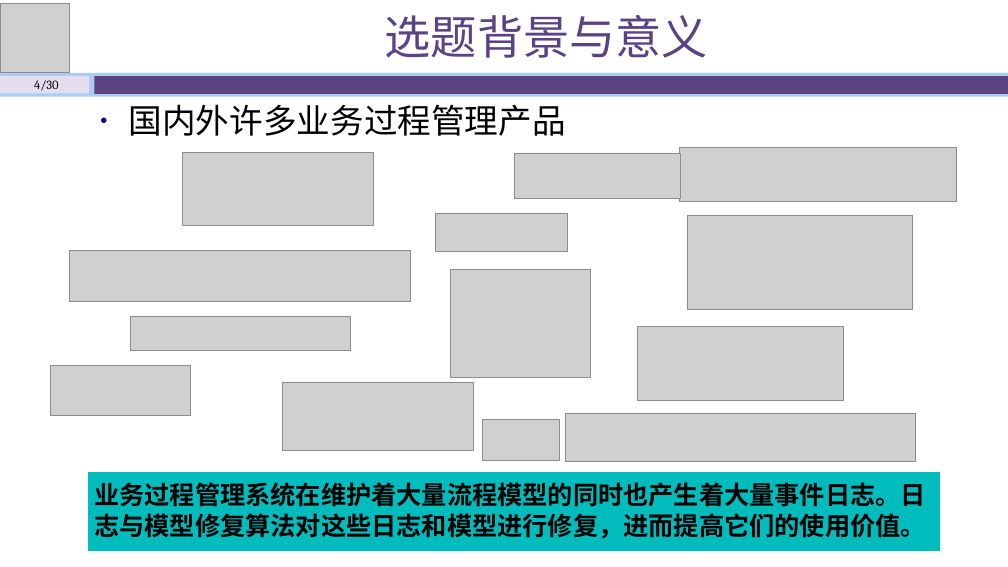
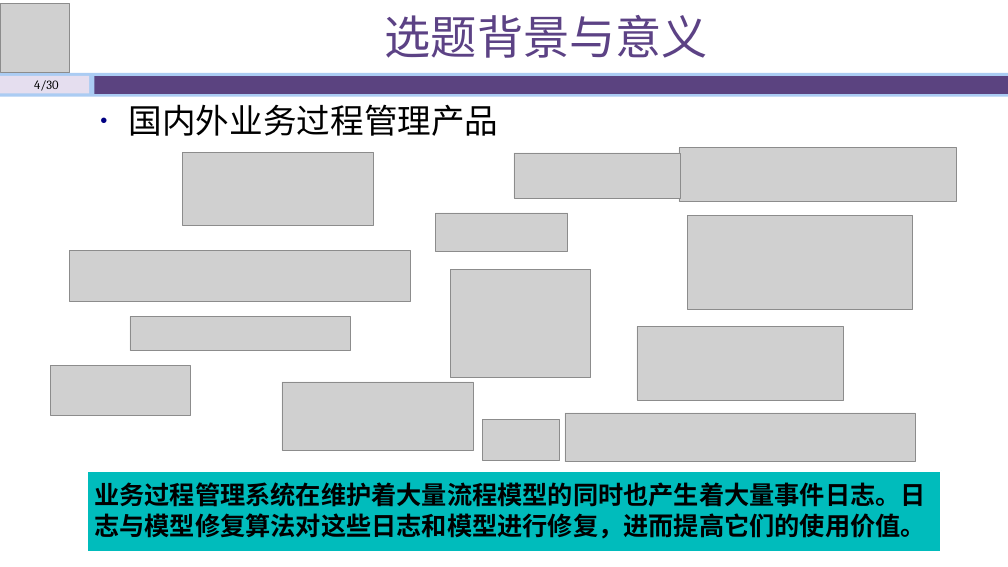
Before and after one commit to shawn47/0930, a slide deck: slide 4 of 开题答辩930.pptx. Drawn at 1008x567 pixels with LibreOffice and Linux fonts; fonts in the diff are those of the drawing; grey boxes stand for pictures. Boxes give left, top, right and bottom in pixels: in the first picture for what was removed or moved away, otherwise in the second. Text is boxed around its words. In the diff, an @@ line names an element or a change of style, - is before the commit and + after.

```diff
--- a/开题答辩930.pptx
+++ b/开题答辩930.pptx
@@ text at (129,104,499,136): text changed @@
-• 国内外许多业务过程管理产品
+• 国内外业务过程管理产品
```
Also in this commit, not shown: 12 other slides changed, 2 other files.
